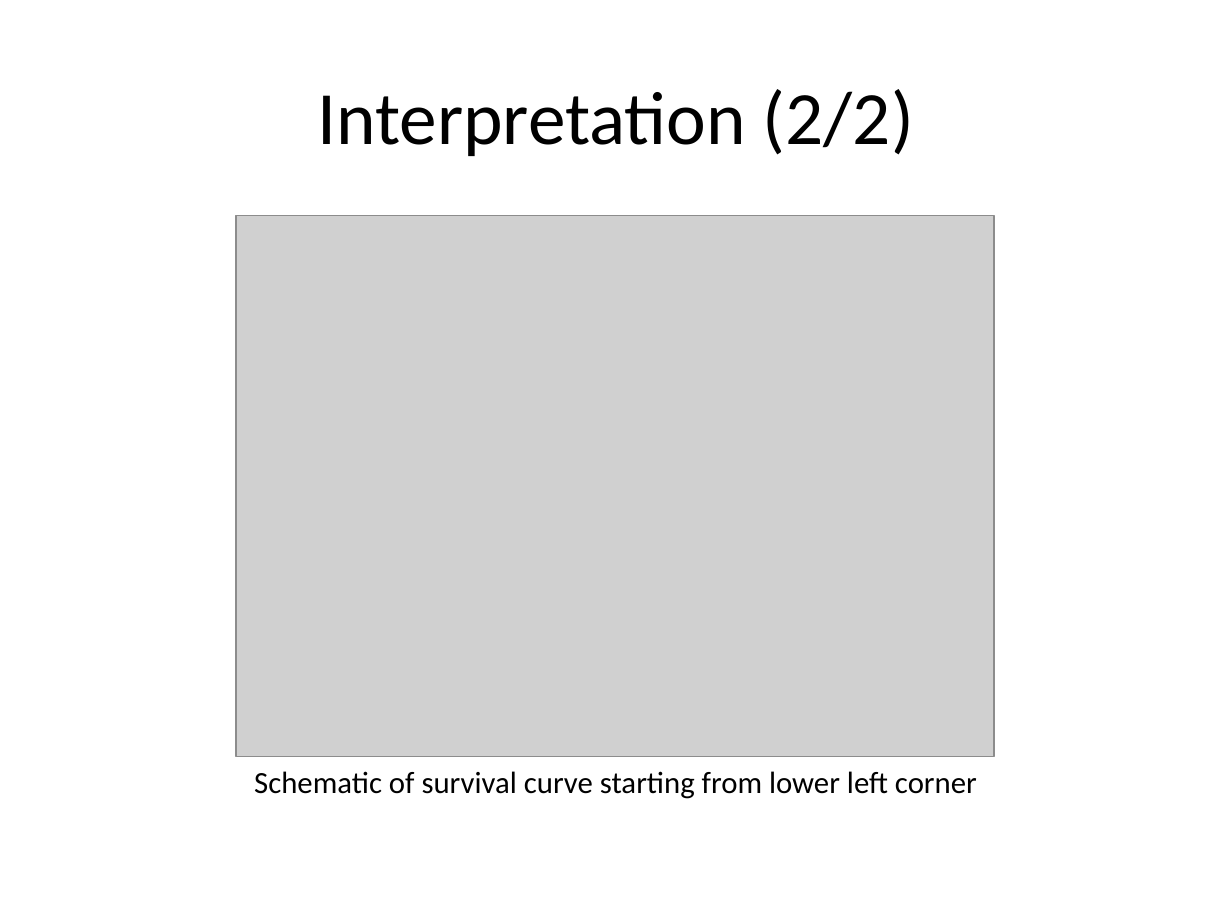
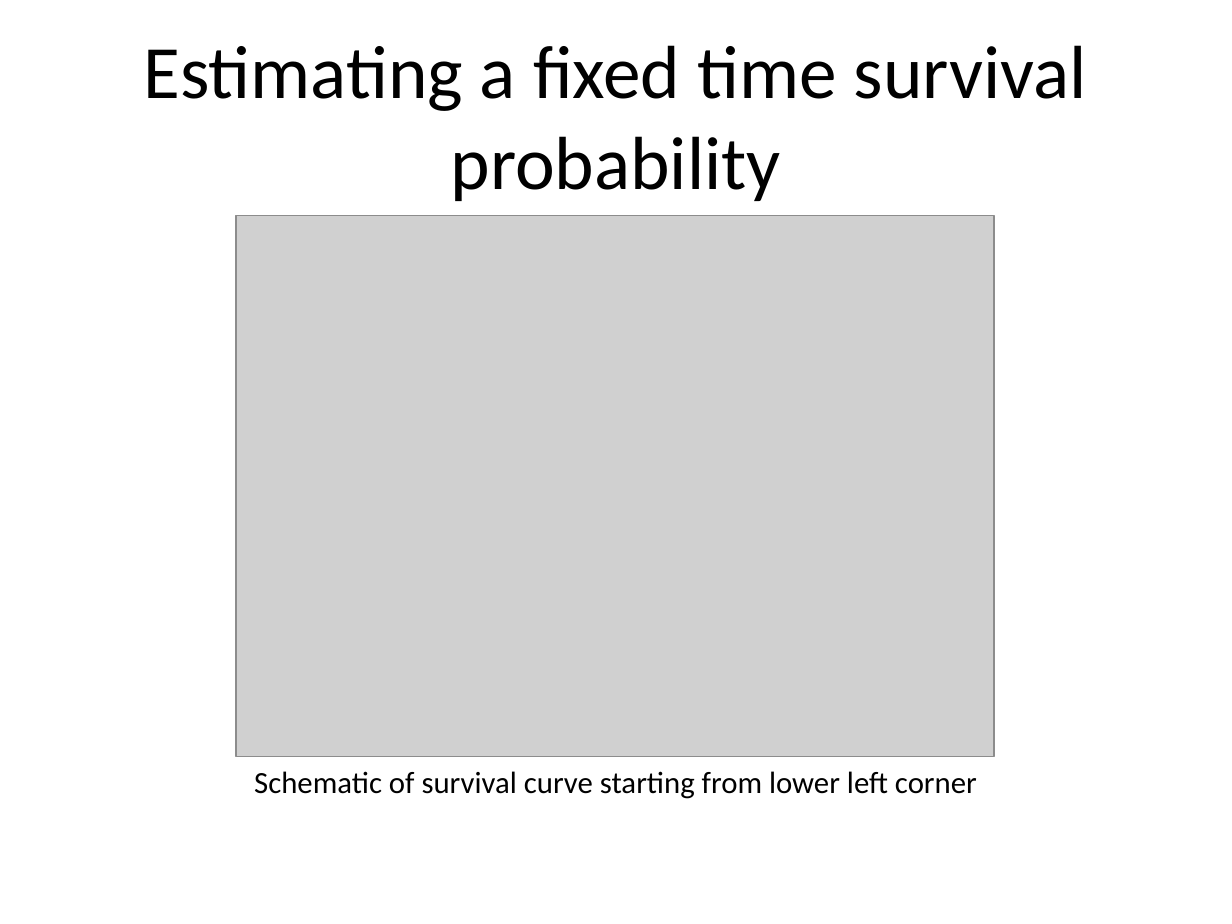
Before and after one commit to classes-medb/5510, a slide deck: slide 87 of src/video-13-statistical-models.pptx (slide 69 before the commit). Drawn at 1232x924 pixels with LibreOffice and Linux fonts; fonts in the diff are those of the drawing; grey boxes stand for pictures. Boxes give left, top, right and bottom in pixels: in the first picture for what was removed or moved away, otherwise in the second. Text is boxed around its words. In the diff, an @@ line names an element or a change of style, - is before the commit and + after.

```diff
--- a/src/video-13-statistical-models.pptx
+++ b/src/video-13-statistical-models.pptx
@@ title at [143,45,1087,201]: text changed @@
-Interpretation (2/2)
+Estimating a fixed time survival probability
```
Also in this commit, not shown: 23 other slides changed, 22 slides added, 11 slides removed, 4 other files.
